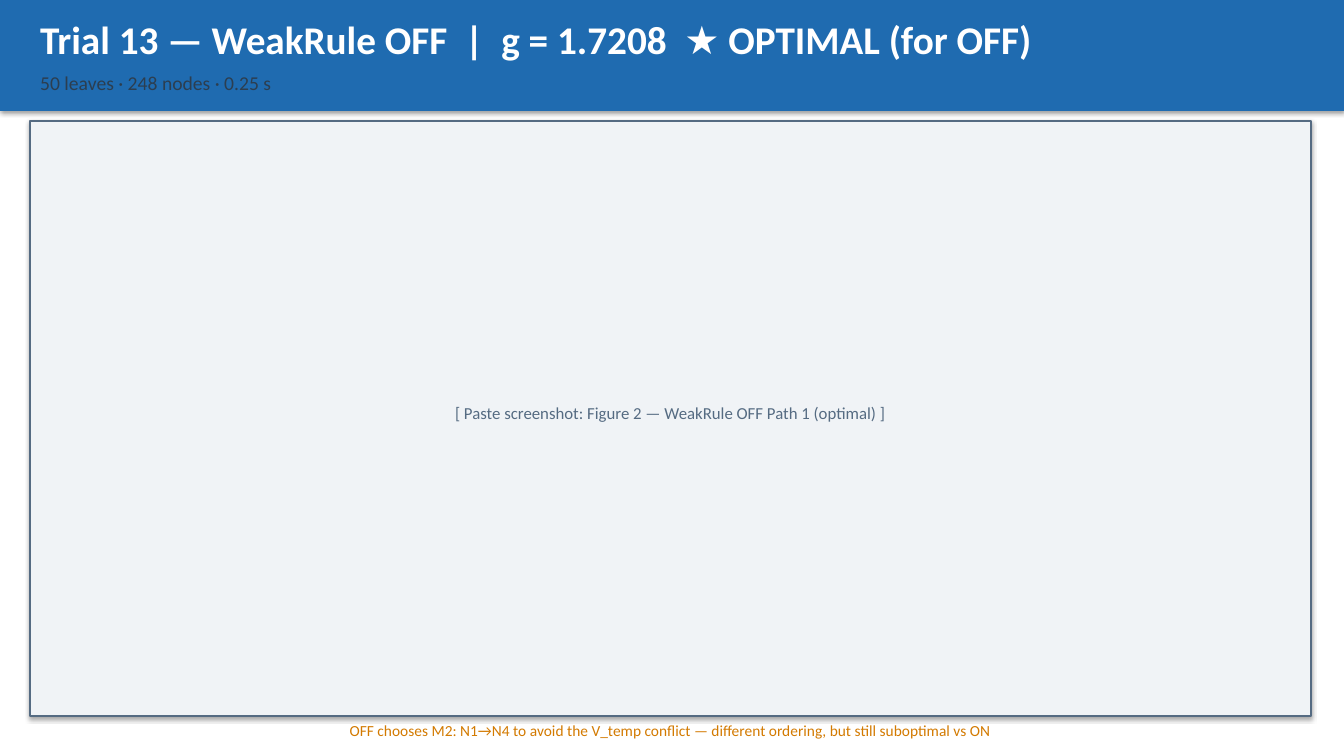
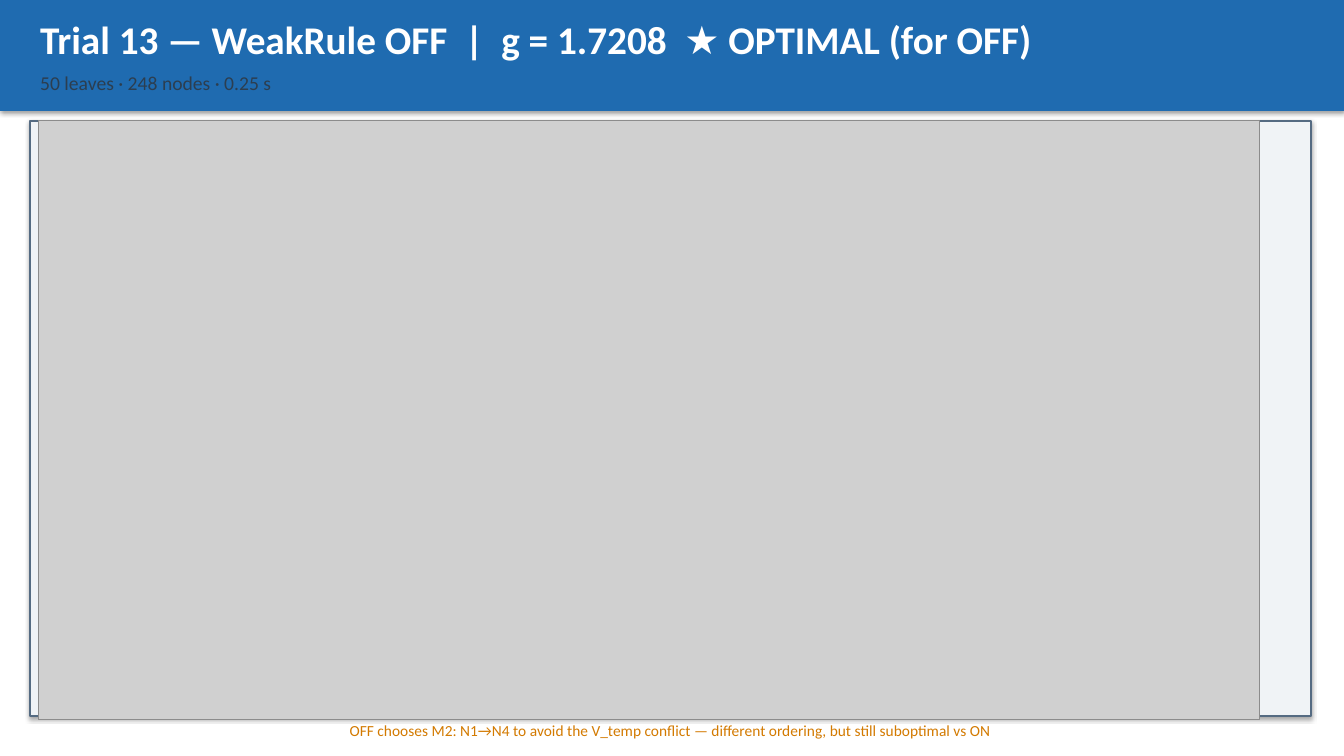
Before and after one commit to lisa061422-afk/distributed-multi-intersection-scheduling, a slide deck: slide 8 of Astar_0619_resettingrule_dif_x/WeakRule_Comparison.pptx. Drawn at 1344x756 pixels with LibreOffice and Linux fonts; fonts in the diff are those of the drawing; grey boxes stand for pictures. Boxes give left, top, right and bottom in pixels: in the first picture for what was removed or moved away, otherwise in the second. Text is boxed around its words. In the diff, an @@ line names an element or a change of style, - is before the commit and + after.

```diff
--- a/Astar_0619_resettingrule_dif_x/WeakRule_Comparison.pptx
+++ b/Astar_0619_resettingrule_dif_x/WeakRule_Comparison.pptx
@@ picture added at (38,121,1259,720) @@
@@ text removed at (464,407,876,422) @@
-[ Paste screenshot: Figure 2 — WeakRule OFF Path 1 (optimal) ]
```
Also in this commit, not shown: 3 other slides changed, 11 slides added, 35 other files.
